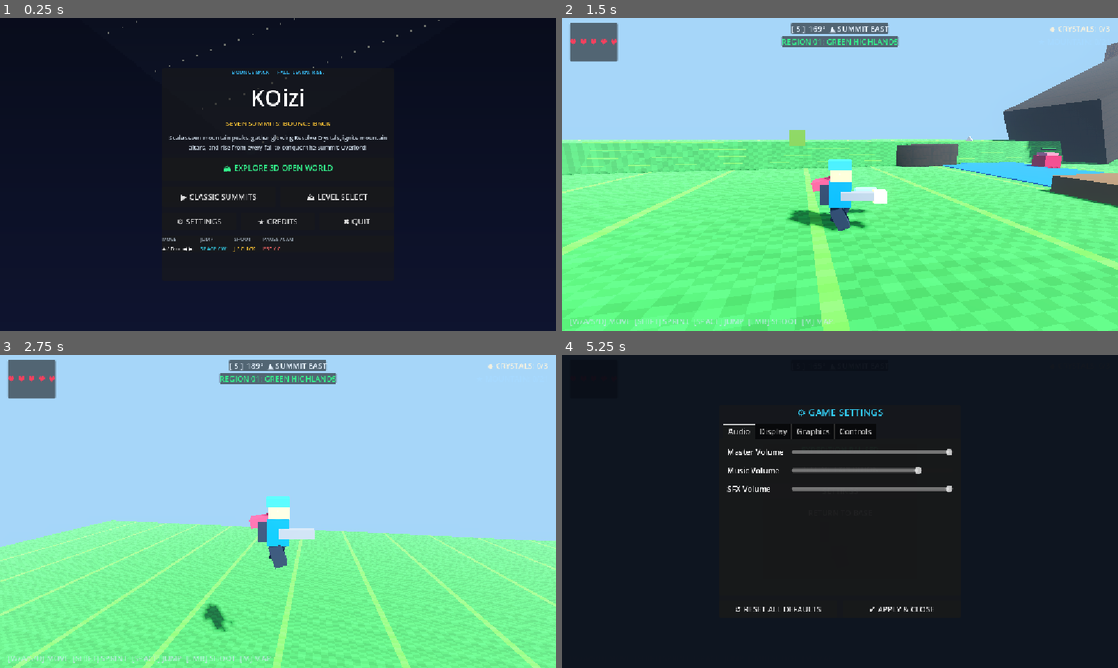
Above: before the commit, frames 1-4 (two rows, left to right).
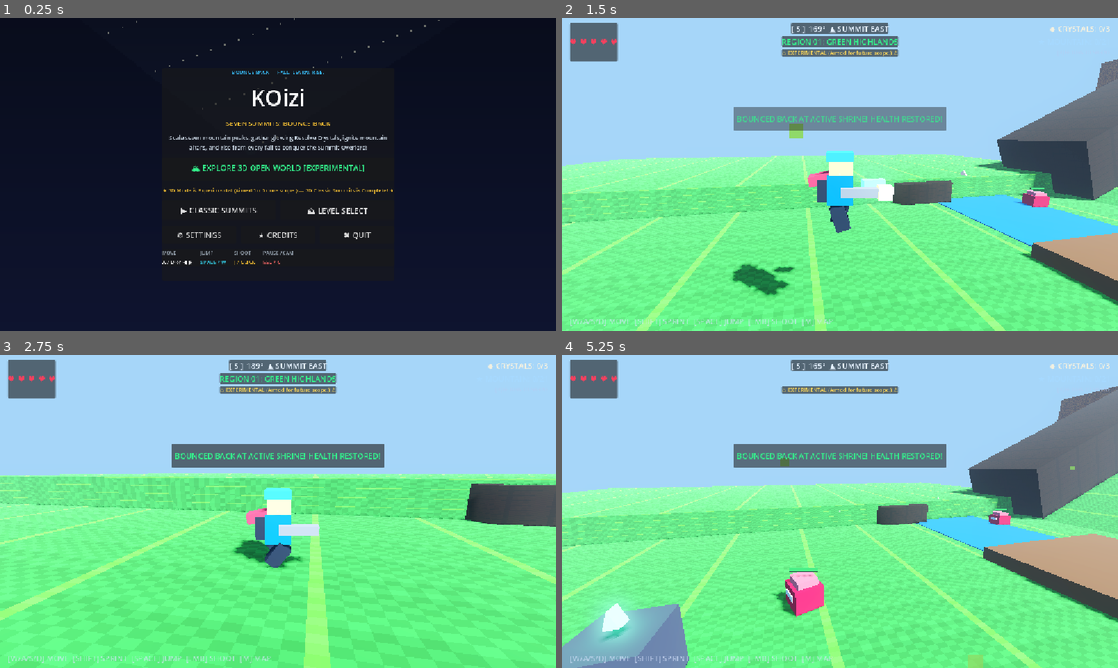
Above: after the commit, the same moments.

Repository: SpanzZzy/Kiozii-Adventure-Game
Game: Godot game, scene res://scenes/ui/main_menu.tscn
Same seed, same stepped clock (60 frames per second), same inputs: the game is played once before the commit and once after it.
Inputs (mouse positions are in pixels of both pictures, inside the frame that each line leads up to):
- Up to frame 1 (0.25 s): no input
- Up to frame 2 (1.5 s): click "🏔 EXPLORE 3D OPEN WORLD" (after the commit: "🏔 EXPLORE 3D OPEN WORLD [EXPE…") at 0.5 s; tap Enter at 1.25 s; move the mouse to (867, 174) at 1.27 s; hold W (move_forward) from 1.28 s (still down); tap R at 1.35 s; click (867, 174) at 1.42 s
- Up to frame 3 (2.75 s): keep holding W (move_forward); tap Space (jump) at 1.52, 2.27 s; move the mouse to (250, 511) at 2.02 s; tap J (shoot) at 2.1 s; click (250, 511) at 2.17 s; tap R at 2.3 s
- Up to frame 4 (5.25 s): move the mouse to (851, 505) at 2.77 s; hold Shift (sprint) 2.78-3.53 s; click (851, 505) at 2.92 s; tap R at 3.05, 3.8, 4.35 s; move the mouse to (834, 517) at 3.52 s; tap C (toggle_camera) at 3.6 s; click (834, 517) at 3.67 s; tap Space (jump) at 3.77, 4.52 s; move the mouse to (878, 514) at 4.27 s; click (878, 514) at 4.42 s; tap Escape (pause) at 4.9 s; release W (move_forward) at 5 s; click (840, 489) at 5 s, where only the run after the commit has a clickable "RETURN TO ACTIVE SHRINE"

The runs differ from the first frame. In frame 1, 2.1% of the frame differs, in the area x 29-71%, y 22-79%; in frame 2, 33%; in frame 3, 37%; in frame 4, 100%, in the area x 0-100%, y 0-100%.

Commit message:
feat: seal 3D boss gate until Overlord defeat, fix shrine return/respawn, add crystal heart bonus, and label 3D experimental

Diff:
--- a/kiozii/scenes/ui/hud_openworld_3d.tscn
+++ b/kiozii/scenes/ui/hud_openworld_3d.tscn
@@ -62,6 +62,17 @@
 text = "REGION 01: GREEN HIGHLANDS"
 horizontal_alignment = 1
 
+[node name="ExperimentalBanner" type="PanelContainer" parent="HUD/MarginTop/Center"]
+layout_mode = 2
+size_flags_horizontal = 4
+
+[node name="ExperimentalLabel" type="Label" parent="HUD/MarginTop/Center/ExperimentalBanner"]
+layout_mode = 2
+theme_override_colors/font_color = Color(1, 0.85, 0.35, 0.95)
+theme_override_font_sizes/font_size = 11
+text = "⚠ EXPERIMENTAL (Aimed for future scope.) ⚠"
+horizontal_alignment = 1
+
 [node name="HBoxRight" type="HBoxContainer" parent="HUD/MarginTop"]
 layout_mode = 2
 size_flags_horizontal = 8
@@ -79,6 +90,13 @@
 layout_mode = 2
 theme_override_colors/font_color = Color(0.65, 0.85, 1, 1)
 text = "★ MOUNTAIN: 0/21"
+horizontal_alignment = 2
+
+[node name="ShrineHint" type="Label" parent="HUD/MarginTop/HBoxRight/BoxCrystals"]
+layout_mode = 2
+theme_override_colors/font_color = Color(0.7, 0.8, 0.95, 0.75)
+theme_override_font_sizes/font_size = 10
+text = "[R] RETURN TO SHRINE"
 horizontal_alignment = 2
 
 [node name="BossHUD" type="Control" parent="HUD/MarginTop"]
@@ -287,6 +305,10 @@
 layout_mode = 2
 text = "RESUME EXPEDITION"
 
+[node name="ReturnShrineBtn" type="Button" parent="PauseMenu/Box/VBox"]
+layout_mode = 2
+text = "RETURN TO ACTIVE SHRINE"
+
 [node name="SettingsBtn" type="Button" parent="PauseMenu/Box/VBox"]
 layout_mode = 2
 text = "SETTINGS"
@@ -355,7 +377,8 @@
 text = "MAIN MENU"
 
 [connection signal="pressed" from="PauseMenu/Box/VBox/ResumeBtn" to="." method="_on_resume_pressed"]
+[connection signal="pressed" from="PauseMenu/Box/VBox/ReturnShrineBtn" to="." method="_on_respawn_at_shrine_pressed"]
 [connection signal="pressed" from="PauseMenu/Box/VBox/SettingsBtn" to="." method="_on_settings_pressed"]
 [connection signal="pressed" from="PauseMenu/Box/VBox/MainMenuBtn" to="." method="_on_main_menu_pressed"]
-[connection signal="pressed" from="GameOverMenu/Box/VBox/RespawnBtn" to="." method="_on_resume_pressed"]
+[connection signal="pressed" from="GameOverMenu/Box/VBox/RespawnBtn" to="." method="_on_respawn_at_shrine_pressed"]
 [connection signal="pressed" from="GameOverMenu/Box/VBox/ReturnMenuBtn" to="." method="_on_main_menu_pressed"]
--- a/kiozii/scenes/ui/main_menu.tscn
+++ b/kiozii/scenes/ui/main_menu.tscn
@@ -86,7 +86,14 @@
 custom_minimum_size = Vector2(0, 48)
 layout_mode = 2
 theme_override_colors/font_color = Color(0.2, 0.95, 0.55, 1)
-text = "🏔 EXPLORE 3D OPEN WORLD"
+text = "🏔 EXPLORE 3D OPEN WORLD [EXPERIMENTAL]"
+
+[node name="ExperimentalNote" type="Label" parent="CenterBox/VBox"]
+layout_mode = 2
+theme_override_colors/font_color = Color(0.96, 0.75, 0.2, 0.9)
+theme_override_font_sizes/font_size = 11
+text = "★ 3D Mode is Experimental (Aimed for future scope.) — 2D Classic Summits is Complete! ★"
+horizontal_alignment = 1
 
 [node name="HBoxRow1" type="HBoxContainer" parent="CenterBox/VBox" unique_id=299393040]
 layout_mode = 2
--- a/kiozii/scenes/world/open_world_mountain.tscn
+++ b/kiozii/scenes/world/open_world_mountain.tscn
@@ -105,6 +105,17 @@
 emission = Color(1, 0.3, 0.05, 1)
 emission_energy_multiplier = 3.0
 
+[sub_resource type="StandardMaterial3D" id="Mat_Barrier"]
+transparency = 1
+albedo_color = Color(0.95, 0.15, 0.25, 0.7)
+emission_enabled = true
+emission = Color(0.95, 0.15, 0.25, 1)
+emission_energy_multiplier = 2.0
+roughness = 0.2
+
+[sub_resource type="BoxShape3D" id="BoxShape3D_GateBarrier"]
+size = Vector3(2.5, 10, 16)
+
 [node name="OpenWorldMountain" type="Node3D"]
 script = ExtResource("1_world")
 
@@ -132,6 +143,27 @@
 ; REGION 01 — GREEN HIGHLANDS (X: -50 TO 40)
 ; ========================================================
 [node name="Region01_Highlands" type="Node3D" parent="."]
+
+[node name="ExperimentalSignpost" type="Node3D" parent="Region01_Highlands"]
+transform = Transform3D(0.965926, 0, 0.258819, 0, 1, 0, -0.258819, 0, 0.965926, 4, 0, 3.5)
+
+[node name="Post" type="CSGCylinder3D" parent="Region01_Highlands/ExperimentalSignpost"]
+transform = Transform3D(1, 0, 0, 0, 1, 0, 0, 0, 1, 0, 1.1, 0)
+radius = 0.1
+height = 2.2
+material = SubResource("Mat_Wood")
+
+[node name="Board" type="CSGBox3D" parent="Region01_Highlands/ExperimentalSignpost"]
+transform = Transform3D(1, 0, 0, 0, 1, 0, 0, 0, 1, 0, 1.6, 0)
+size = Vector3(3.2, 0.9, 0.12)
+material = SubResource("Mat_Wood")
+
+[node name="Label" type="Label3D" parent="Region01_Highlands/ExperimentalSignpost"]
+transform = Transform3D(1, 0, 0, 0, 1, 0, 0, 0, 1, 0, 1.6, 0.08)
+text = "⚠ EXPERIMENTAL MODE ⚠\n(Aimed for future scope.)\n3D Mountain Adventure"
+font_size = 26
+outline_size = 6
+modulate = Color(1, 0.85, 0.3, 1)
 
 [node name="GroundMain" type="CSGBox3D" parent="Region01_Highlands"]
 transform = Transform3D(1, 0, 0, 0, 1, 0, 0, 0, 1, 0, -2, 0)
@@ -768,3 +800,42 @@
 transform = Transform3D(1, 0, 0, 0, 1, 0, 0, 0, 1, 628, 144.5, -12)
 region_id = 7
 crystal_id = 2
+
+[node name="BossGateBarrier" type="StaticBody3D" parent="Region07_Summit"]
+transform = Transform3D(1, 0, 0, 0, 1, 0, 0, 0, 1, 631, 142, 0)
+collision_layer = 1
+collision_mask = 2
+
+[node name="CollisionShape3D" type="CollisionShape3D" parent="Region07_Summit/BossGateBarrier"]
+transform = Transform3D(1, 0, 0, 0, 1, 0, 0, 0, 1, 0, 4, 0)
+shape = SubResource("BoxShape3D_GateBarrier")
+
+[node name="PillarNorth" type="CSGBox3D" parent="Region07_Summit/BossGateBarrier"]
+transform = Transform3D(1, 0, 0, 0, 1, 0, 0, 0, 1, 0, 4.5, 8.5)
+use_collision = true
+size = Vector3(2.5, 9, 2.5)
+material = SubResource("Mat_Summit")
+
+[node name="PillarSouth" type="CSGBox3D" parent="Region07_Summit/BossGateBarrier"]
+transform = Transform3D(1, 0, 0, 0, 1, 0, 0, 0, 1, 0, 4.5, -8.5)
+use_collision = true
+size = Vector3(2.5, 9, 2.5)
+material = SubResource("Mat_Summit")
+
+[node name="Arch" type="CSGBox3D" parent="Region07_Summit/BossGateBarrier"]
+transform = Transform3D(1, 0, 0, 0, 1, 0, 0, 0, 1, 0, 9.2, 0)
+use_collision = true
+size = Vector3(2.5, 1.8, 19)
+material = SubResource("Mat_Summit")
+
+[node name="Forcefield" type="CSGBox3D" parent="Region07_Summit/BossGateBarrier"]
+transform = Transform3D(1, 0, 0, 0, 1, 0, 0, 0, 1, 0, 4.2, 0)
+size = Vector3(0.5, 8, 15)
+material = SubResource("Mat_Barrier")
+
+[node name="GateLabel" type="Label3D" parent="Region07_Summit/BossGateBarrier"]
+transform = Transform3D(1, 0, 0, 0, 1, 0, 0, 0, 1, -0.4, 4.5, 0)
+text = "🔒 SUMMIT GATE SEALED 🔒\nDEFEAT THE SUMMIT OVERLORD"
+font_size = 28
+outline_size = 8
+modulate = Color(1, 0.25, 0.25, 1)
--- a/kiozii/scripts/boss_overlord_3d.gd
+++ b/kiozii/scripts/boss_overlord_3d.gd
@@ -2,6 +2,7 @@
 
 # final boss overlord controller (supports 2.5d and open-world 3d)
 signal boss_health_changed(current_health: int, max_health: int)
+signal boss_defeated_in_world
 
 @export var is_open_world: bool = false
 @export var max_health: int = 65
@@ -388,5 +389,8 @@
 
 func die() -> void:
 	is_dead = true
-	GameManager.boss_defeated()
+	if is_open_world:
+		emit_signal("boss_defeated_in_world")
+	else:
+		GameManager.boss_defeated()
 	queue_free()
--- a/kiozii/scripts/checkpoint_altar_3d.gd
+++ b/kiozii/scripts/checkpoint_altar_3d.gd
@@ -31,5 +31,8 @@
 		flame_mesh.scale = Vector3(1.2, 1.6, 1.2)
 	if light:
 		light.light_energy = 2.5
-	var respawn_pos = Vector3(global_position.x, global_position.y + 1.2, 0.0)
+	var respawn_pos = Vector3(global_position.x, global_position.y + 1.2, global_position.z)
 	GameManager.set_checkpoint(respawn_pos, checkpoint_name)
+	# restore player health upon resting at a shrine
+	GameManager.player_current_health = GameManager.player_max_health
+	GameManager.emit_signal("health_changed", GameManager.player_current_health, GameManager.player_max_health)
--- a/kiozii/scripts/game_manager.gd
+++ b/kiozii/scripts/game_manager.gd
@@ -83,13 +83,12 @@
 		level_time += delta
 
 func reset_for_level(enemy_count: int, is_boss: bool = false) -> void:
-	player_current_health = player_max_health
 	enemies_total = enemy_count
 	enemies_remaining = enemy_count
 	level_kills = 0
 	level_time = 0.0
 	is_level_active = true
-	portal_is_open = (enemy_count == 0 and not is_boss)
+	portal_is_open = false
 	has_respawned_this_level = false
 	damage_taken_this_level = 0
 	has_custom_checkpoint = false
@@ -105,11 +104,13 @@
 			count += 1
 	crystals_collected_level = count
 
+	# base health is 5 plus extra hearts from collected crystals
+	player_max_health = 5 + count
+	player_current_health = player_max_health
+
 	emit_signal("health_changed", player_current_health, player_max_health)
 	emit_signal("enemy_count_changed", enemies_remaining, enemies_total)
 	emit_signal("crystal_collected", crystals_collected_level, crystals_total_level)
-	if portal_is_open:
-		emit_signal("portal_unlocked")
 
 func is_crystal_collected(c_id: int) -> bool:
 	var lvl_key = str(current_level_idx + 1)
@@ -145,6 +146,11 @@
 			saved_crystals[lvl_key][c_id] = true
 		crystals_collected_level = mini(crystals_collected_level + 1, crystals_total_level)
 
+	# grant extra heart bonus
+	player_max_health += 1
+	player_current_health = mini(player_current_health + 1, player_max_health)
+	emit_signal("health_changed", player_current_health, player_max_health)
+
 	save_progress()
 	if AudioManager:
 		AudioManager.play_crystal()
--- a/kiozii/scripts/hud_3d.gd
+++ b/kiozii/scripts/hud_3d.gd
@@ -88,7 +88,7 @@
 
 func _on_crystal_pickup_notified(_uid: String, current: int, total: int) -> void:
 	update_crystal_display(current, total)
-	show_toast("+1 RESOLVE CRYSTAL! (%d/%d)" % [current, total], Color(0.96, 0.95, 0.90, 1.0))
+	show_toast("+1 RESOLVE CRYSTAL! (+1 EXTRA HEART ♥) (%d/%d)" % [current, total], Color(0.2, 0.95, 0.55, 1.0))
 	prev_crystal_count = current
 
 func _on_achievement_unlocked(_id: String, title: String, desc: String) -> void:
--- a/kiozii/scripts/hud_openworld_3d.gd
+++ b/kiozii/scripts/hud_openworld_3d.gd
@@ -68,6 +68,9 @@
 			settings_modal.hide()
 		else:
 			toggle_pause()
+	elif event is InputEventKey and event.pressed and not event.echo and event.keycode == KEY_R:
+		if not pause_menu.visible and not game_over_menu.visible and not settings_modal.visible:
+			_on_respawn_at_shrine_pressed()
 
 func update_compass() -> void:
 	if not is_inside_tree():
@@ -147,7 +150,7 @@
 
 func _on_crystal_pickup_notified(uid: String, _reg_count: int, _total: int) -> void:
 	update_crystal_display()
-	show_toast("+1 RESOLVE CRYSTAL! [%s]" % uid.to_upper(), Color(0.96, 0.95, 0.90, 1.0))
+	show_toast("+1 RESOLVE CRYSTAL! (+1 EXTRA HEART ♥) [%s]" % uid.to_upper(), Color(0.2, 0.95, 0.55, 1.0))
 
 func show_toast(msg: String, color: Color = Color(0.2, 0.9, 0.5, 1.0)) -> void:
 	toast_text.text = msg
@@ -192,6 +195,15 @@
 func _on_resume_pressed() -> void:
 	toggle_pause()
 
+func _on_respawn_at_shrine_pressed() -> void:
+	game_over_menu.visible = false
+	pause_menu.visible = false
+	get_tree().paused = false
+	Input.mouse_mode = Input.MOUSE_MODE_CAPTURED
+	var world = get_tree().current_scene
+	if world and world.has_method("respawn_player_at_shrine"):
+		world.respawn_player_at_shrine()
+
 func _on_settings_pressed() -> void:
 	settings_modal.show()
 	settings_modal.sync_from_manager()
@@ -205,5 +217,5 @@
 	game_over_menu.visible = true
 	var reason_lbl = game_over_menu.find_child("ReasonLabel", true, false)
 	if reason_lbl:
-		reason_lbl.text = reason
+		reason_lbl.text = reason + "\nFall. Learn. Rise. Return to your shrine!"
 	Input.mouse_mode = Input.MOUSE_MODE_VISIBLE
--- a/kiozii/scripts/open_world_mountain.gd
+++ b/kiozii/scripts/open_world_mountain.gd
@@ -18,6 +18,7 @@
 
 var current_region: int = 1
 var is_victory_triggered: bool = false
+var is_boss_defeated: bool = false
 
 func _ready() -> void:
 	# initialize player in open-world 3d mode
@@ -28,6 +29,7 @@
 		GameManager.has_custom_checkpoint = false
 
 	GameManager.reset_for_level(0, false)
+	GameManager.portal_is_open = false
 	GameManager.set_current_region(1)
 
 	if ambience:
@@ -38,12 +40,17 @@
 		AudioManager.play_level_ambience(1)
 
 	if victory_portal:
+		victory_portal.update_state(false)
+		victory_portal.set_deferred("monitoring", false)
 		victory_portal.connect("body_entered", Callable(self, "_on_victory_portal_entered"))
 
 	var boss = get_boss()
-	if boss and boss.has_signal("boss_health_changed") and hud:
-		if not boss.boss_health_changed.is_connected(hud._on_boss_health_changed):
-			boss.boss_health_changed.connect(hud._on_boss_health_changed)
+	if boss:
+		if boss.has_signal("boss_health_changed") and hud:
+			if not boss.boss_health_changed.is_connected(hud._on_boss_health_changed):
+				boss.boss_health_changed.connect(hud._on_boss_health_changed)
+		if boss.has_signal("boss_defeated_in_world"):
+			boss.boss_defeated_in_world.connect(Callable(self, "_on_boss_defeated"))
 
 func _physics_process(_delta: float) -> void:
 	if not is_inside_tree() or is_victory_triggered:
@@ -126,8 +133,59 @@
 		return reg7.get_node_or_null("BossOverlord3D")
 	return null
 
+func _on_boss_defeated() -> void:
+	if is_boss_defeated:
+		return
+	is_boss_defeated = true
+	GameManager.portal_is_open = true
+	GameManager.emit_signal("portal_unlocked")
+
+	# dissolve runic barrier blocking the summit gate
+	var barrier = get_node_or_null("Region07_Summit/BossGateBarrier")
+	if barrier:
+		var col = barrier.get_node_or_null("CollisionShape3D")
+		if col:
+			col.set_deferred("disabled", true)
+		var forcefield = barrier.get_node_or_null("Forcefield")
+		if forcefield:
+			var tw = create_tween()
+			tw.tween_property(forcefield, "scale", Vector3(0.01, 0.01, 0.01), 1.0)
+			tw.tween_callback(func(): forcefield.visible = false)
+		var gate_label = barrier.get_node_or_null("GateLabel")
+		if gate_label:
+			gate_label.text = "★ SUMMIT GATE UNSEALED ★"
+			gate_label.modulate = Color(0.2, 1.0, 0.5, 1.0)
+
+	# activate victory portal
+	if victory_portal:
+		victory_portal.update_state(true)
+		victory_portal.set_deferred("monitoring", true)
+
+	if AudioManager:
+		AudioManager.play_portal_unlock()
+
+	if hud and hud.has_method("show_toast"):
+		hud.show_toast("★ SUMMIT OVERLORD DEFEATED! SUMMIT GATE UNSEALED! ★", Color(1.0, 0.85, 0.2, 1.0))
+
+func respawn_player_at_shrine() -> void:
+	var target_spawn = GameManager.get_checkpoint_position() if GameManager.has_active_checkpoint() else player.spawn_position
+	player.global_position = target_spawn + Vector3(0.0, 1.2, 0.0)
+	player.velocity = Vector3.ZERO
+	GameManager.player_current_health = GameManager.player_max_health
+	GameManager.is_level_active = true
+	GameManager.emit_signal("health_changed", GameManager.player_current_health, GameManager.player_max_health)
+	player.apply_second_wind()
+	if AudioManager:
+		AudioManager.play_second_wind()
+	if hud and hud.has_method("show_toast"):
+		hud.show_toast("BOUNCED BACK AT ACTIVE SHRINE! HEALTH RESTORED!", Color(0.2, 0.95, 0.55, 1.0))
+
 func _on_victory_portal_entered(body: Node3D) -> void:
 	if is_victory_triggered:
+		return
+	if not is_boss_defeated:
+		if hud and hud.has_method("show_toast"):
+			hud.show_toast("THE SUMMIT GATE IS SEALED! DEFEAT THE OVERLORD FIRST!", Color(1.0, 0.3, 0.3, 1.0))
 		return
 	if body.is_in_group("player"):
 		is_victory_triggered = true
@@ -136,4 +194,6 @@
 		if AudioManager:
 			AudioManager.play_victory()
 		Input.mouse_mode = Input.MOUSE_MODE_VISIBLE
+		GameManager.unlock_achievement("ultimate_comeback")
+		GameManager.save_progress()
 		get_tree().change_scene_to_file.call_deferred("res://scenes/ui/victory_screen.tscn")
--- a/kiozii/scripts/player_3d.gd
+++ b/kiozii/scripts/player_3d.gd
@@ -142,10 +142,13 @@
 			shoot_2d()
 
 	# hazard fall reset - bounce back checkpoint recovery
-	var fall_threshold = -15.0 if is_open_world else -7.0
+	var fall_threshold = -7.0
+	if is_open_world:
+		var checkpoint_y = GameManager.current_checkpoint_pos.y if GameManager.has_custom_checkpoint else spawn_position.y
+		fall_threshold = minf(checkpoint_y - 20.0, -15.0)
 	if global_position.y < fall_threshold:
 		var target_spawn = GameManager.current_checkpoint_pos if GameManager.has_custom_checkpoint else spawn_position
-		global_position = target_spawn
+		global_position = target_spawn + Vector3(0.0, 1.2, 0.0)
 		velocity = Vector3.ZERO
 		take_damage(1, 0.0, "You fell into a deep mountain chasm!")
 		apply_second_wind()
Not shown, added: kiozii/imagesforreadme/gameplay-2d.png.import
Not shown, added: kiozii/tests/test_boss_combat.gd.uid
